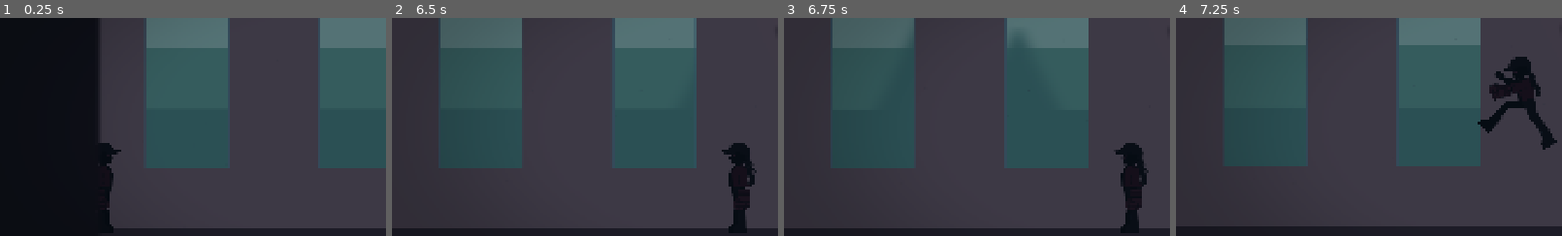
Above: before the commit, frames 1-4 (left to right).
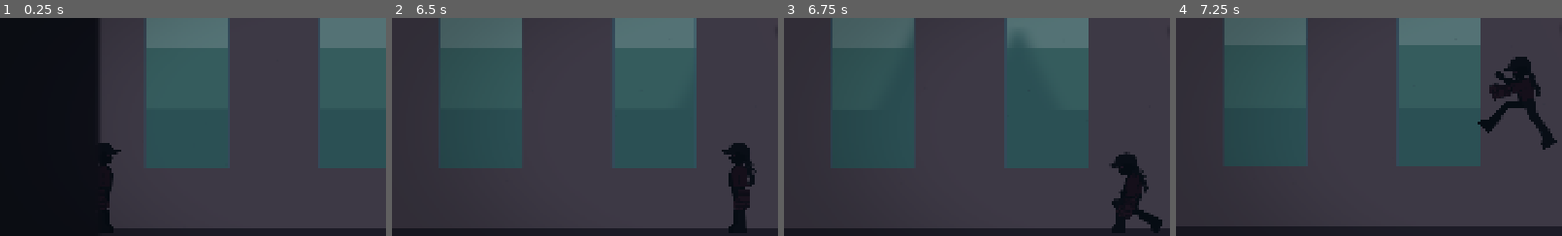
Above: after the commit, the same moments.

Repository: diegocolino/Tren-Test01
Game: Godot game, scene res://scenes/Vagon1.tscn
The game is run twice, just before and just after one commit, with the same random seed, the same clock (stepped at 60 frames per second) and the same inputs. Sound files missing from this copy of the repository are replaced by a short silence.
Inputs (mouse positions are % of the whole screen's width and height, from its top left):
- Up to frame 1 (0.25 s): no input
- Up to frame 2 (6.5 s): tap Enter (ui_accept) at 0.5, 1.25 s; move the mouse to (72, 45) at 0.52 s; hold D (move_right) 0.53-1.25 s; hold W (attack_punch) 0.53-1.25 s; tap Q (attack_kick) at 0.6, 5.1 s; click (72, 45) at 0.67 s; tap Space (jump) at 0.77, 1.07, 3.77, 3.8, 4.07 s; drag from (30, 55) to (45, 70) at 1.27 s; move the mouse to (60, 28) at 2.02 s; hold D (move_right) 2.03-2.75 s; hold S (crouch) 2.03-2.75 s; tap Ctrl (dive) at 2.3 s; drag from (45, 70) to (71, 58) at 2.77 s; move the mouse to (80, 65) at 3.52 s; hold A (move_left) 3.53-4.25 s; hold Shift (run) 3.53-4.25 s; drag from (20, 35) to (48, 42) at 4.27 s; move the mouse to (55, 50) at 5.02 s; hold Down (ui_down) 5.03-5.75 s; hold W (attack_punch) 5.03-5.75 s; click (55, 50) at 5.17 s; drag from (35, 25) to (96, 62) at 5.77 s
- Up to frame 3 (6.75 s): move the mouse to (72, 45) at 6.52 s; hold Up (ui_up) from 6.53 s (still down); hold S (crouch) from 6.53 s (still down)
- Up to frame 4 (7.25 s): keep holding Up (ui_up); keep holding S (crouch); tap Space (jump) at 6.77, 7.07 s; tap Ctrl (dive) at 6.8 s
The pictures show only the part of the screen within x 3-53%, y 25-75%; the shares and areas given below are measured in that part.

Frames 1-2 are identical in both runs. In frame 3, 1.7% of the frame differs, in the area x 84-98%, y 57-97%; in frame 4, nothing differs.

Commit message:
refactor(kive): extract stealth + execution states (SUB-COMMIT 4a)
- Extract CrouchIdle, CrouchWalk states with toggle/hold support
- Extract Hidden state with auto-hide on hide_zone + safe enemies
- Extract Execution state (Hidden + Q triggers receive_execution)
- Hidden manages crouch_idle/crouch_walk sprites internally based on movement
- Hidden.exit() resets is_crouched and collision shape to prevent state leak
- Idle/Walk/Run: crouch → CrouchIdle/CrouchWalk
- Hidden + W → unhide and transition to PunchCharging
- Hidden + Q → Execution (is_finisher flag triggers receive_execution)
- Remove stealth/combat input sections from run_legacy_physics
- Make _can_hide public, inline _hide/_unhide into states
- AllInOne shim now only handles damaged (4b will remove it)

Co-Authored-By: Claude Opus 4.6 (1M context) <noreply@anthropic.com>

Diff:
--- /dev/null
+++ b/player/states/combat/execution.gd
@@ -0,0 +1,68 @@
+## Ejecucion desde Hidden. Usa receive_execution en lugar de receive_hit_from.
+class_name Execution extends State
+
+var kive: Kive
+var stats: KiveStats
+var phase: String = "anticipation"
+var phase_timer: float = 0.0
+
+
+func enter(_prev: StringName, _msg: Dictionary = {}) -> void:
+	kive = owner_node as Kive
+	stats = kive.stats
+
+	# Salir del estado hidden/crouch
+	kive.is_crouched = false
+	kive.is_hidden = false
+	kive.sprite.modulate.a = 1.0
+	kive._update_collision_shape()
+
+	# Setup de execution
+	kive.is_attacking = true
+	kive.is_finisher = true
+	kive.current_attack_type = "kick"
+	kive.is_punch_charged = false
+
+	phase = "anticipation"
+	phase_timer = 0.0
+	kive.sprite.play("idle")
+
+
+func exit() -> void:
+	kive.is_attacking = false
+	kive.is_finisher = false
+	kive.current_attack_type = "none"
+
+
+func physics_update(delta: float) -> StringName:
+	phase_timer += delta
+
+	if not kive.is_on_floor():
+		kive.velocity.y += stats.gravity * delta
+
+	match phase:
+		"anticipation":
+			if phase_timer >= stats.kick_anticipation:
+				phase = "release"
+				phase_timer = 0.0
+				kive.sprite.play("kick_contact")
+				kive.activate_hitbox()
+		"release":
+			if phase_timer >= stats.kick_release:
+				phase = "recovery"
+				phase_timer = 0.0
+				kive.sprite.play("idle")
+		"recovery":
+			if phase_timer >= stats.kick_recovery:
+				return _decide_next_state()
+
+	kive.move_and_slide()
+	kive.update_sprite_direction()
+	return &""
+
+
+func _decide_next_state() -> StringName:
+	var dir_input: float = Input.get_axis("move_left", "move_right")
+	if dir_input != 0:
+		return &"Walk" if Input.is_action_pressed("run") else &"Run"
+	return &"Idle"
--- a/player/states/movement/idle.gd
+++ b/player/states/movement/idle.gd
@@ -21,8 +21,12 @@
 		return &"PunchCharging"
 	if Input.is_action_just_pressed("attack_kick"):
 		return &"Kick"
-	if Input.is_action_just_pressed("crouch"):
-		return &"AllInOne"
+	if PauseMenu.hold_to_crouch:
+		if Input.is_action_pressed("crouch"):
+			return &"CrouchIdle"
+	else:
+		if Input.is_action_just_pressed("crouch"):
+			return &"CrouchIdle"
 	if not kive.is_on_floor() and kive.velocity.y > 50:
 		return &"JumpFall"
 
--- a/player/states/movement/run.gd
+++ b/player/states/movement/run.gd
@@ -25,8 +25,12 @@
 		return &"PunchCharging"
 	if Input.is_action_just_pressed("attack_kick"):
 		return &"Kick"
-	if Input.is_action_just_pressed("crouch"):
-		return &"AllInOne"
+	if PauseMenu.hold_to_crouch:
+		if Input.is_action_pressed("crouch"):
+			return &"CrouchWalk"
+	else:
+		if Input.is_action_just_pressed("crouch"):
+			return &"CrouchWalk"
 	if not kive.is_on_floor() and kive.velocity.y > 50:
 		return &"JumpFall"
 
--- a/player/states/movement/walk.gd
+++ b/player/states/movement/walk.gd
@@ -25,8 +25,12 @@
 		return &"PunchCharging"
 	if Input.is_action_just_pressed("attack_kick"):
 		return &"Kick"
-	if Input.is_action_just_pressed("crouch"):
-		return &"AllInOne"
+	if PauseMenu.hold_to_crouch:
+		if Input.is_action_pressed("crouch"):
+			return &"CrouchWalk"
+	else:
+		if Input.is_action_just_pressed("crouch"):
+			return &"CrouchWalk"
 	if not kive.is_on_floor() and kive.velocity.y > 50:
 		return &"JumpFall"
 
--- /dev/null
+++ b/player/states/stealth/crouch_idle.gd
@@ -0,0 +1,62 @@
+class_name CrouchIdle extends State
+
+var kive: Kive
+var stats: KiveStats
+
+
+func enter(_prev: StringName, _msg: Dictionary = {}) -> void:
+	kive = owner_node as Kive
+	stats = kive.stats
+
+	kive.is_crouched = true
+	kive._update_collision_shape()
+	kive.sprite.play("crouch_idle")
+
+
+func exit() -> void:
+	kive.is_crouched = false
+	kive._update_collision_shape()
+
+
+func physics_update(delta: float) -> StringName:
+	if not kive.control_enabled:
+		return &""
+
+	# Auto-hide: agachado + en hide_zone + safe + suelo
+	if kive._nearby_hide_zones > 0 and kive.can_hide() and kive.is_on_floor():
+		return &"Hidden"
+
+	# Salir de crouch
+	if PauseMenu.hold_to_crouch:
+		if not Input.is_action_pressed("crouch"):
+			return _decide_uncrouched_state()
+	else:
+		if Input.is_action_just_pressed("crouch"):
+			return _decide_uncrouched_state()
+
+	# Movimiento horizontal → CrouchWalk
+	var dir_input: float = Input.get_axis("move_left", "move_right")
+	if dir_input != 0:
+		return &"CrouchWalk"
+
+	# Punch (W) sale del crouch
+	if Input.is_action_just_pressed("attack_punch"):
+		return &"PunchCharging"
+
+	# Salto sale del crouch
+	if Input.is_action_just_pressed("jump") and kive.is_on_floor():
+		return &"JumpAnticipation"
+
+	# Fisicas
+	kive.velocity.x = 0
+	if not kive.is_on_floor():
+		kive.velocity.y += stats.gravity * delta
+	kive.move_and_slide()
+	return &""
+
+
+func _decide_uncrouched_state() -> StringName:
+	var dir_input: float = Input.get_axis("move_left", "move_right")
+	if dir_input != 0:
+		return &"Walk" if Input.is_action_pressed("run") else &"Run"
+	return &"Idle"
--- /dev/null
+++ b/player/states/stealth/crouch_walk.gd
@@ -0,0 +1,63 @@
+class_name CrouchWalk extends State
+
+var kive: Kive
+var stats: KiveStats
+
+
+func enter(_prev: StringName, _msg: Dictionary = {}) -> void:
+	kive = owner_node as Kive
+	stats = kive.stats
+
+	kive.is_crouched = true
+	kive._update_collision_shape()
+	kive.sprite.play("crouch_walk")
+
+
+func exit() -> void:
+	kive.is_crouched = false
+	kive._update_collision_shape()
+
+
+func physics_update(delta: float) -> StringName:
+	if not kive.control_enabled:
+		return &""
+
+	# Auto-hide: igual que CrouchIdle
+	if kive._nearby_hide_zones > 0 and kive.can_hide() and kive.is_on_floor():
+		return &"Hidden"
+
+	# Salir de crouch
+	if PauseMenu.hold_to_crouch:
+		if not Input.is_action_pressed("crouch"):
+			return _decide_uncrouched_state()
+	else:
+		if Input.is_action_just_pressed("crouch"):
+			return _decide_uncrouched_state()
+
+	# Sin movimiento → CrouchIdle
+	var dir_input: float = Input.get_axis("move_left", "move_right")
+	if dir_input == 0:
+		return &"CrouchIdle"
+
+	# Punch (W) sale del crouch
+	if Input.is_action_just_pressed("attack_punch"):
+		return &"PunchCharging"
+
+	# Salto sale del crouch
+	if Input.is_action_just_pressed("jump") and kive.is_on_floor():
+		return &"JumpAnticipation"
+
+	# Movimiento crouched
+	kive.velocity.x = dir_input * stats.crouch_walk_speed
+	if not kive.is_on_floor():
+		kive.velocity.y += stats.gravity * delta
+	kive.move_and_slide()
+	kive.update_sprite_direction()
+	return &""
+
+
+func _decide_uncrouched_state() -> StringName:
+	var dir_input: float = Input.get_axis("move_left", "move_right")
+	if dir_input != 0:
+		return &"Walk" if Input.is_action_pressed("run") else &"Run"
+	return &"Idle"
--- /dev/null
+++ b/player/states/stealth/hidden.gd
@@ -0,0 +1,74 @@
+class_name Hidden extends State
+
+var kive: Kive
+var stats: KiveStats
+
+
+func enter(_prev: StringName, _msg: Dictionary = {}) -> void:
+	kive = owner_node as Kive
+	stats = kive.stats
+
+	kive.is_crouched = true
+	kive.is_hidden = true
+	kive.sprite.modulate.a = 0.35
+	kive.sprite.play("crouch_idle")
+
+
+func exit() -> void:
+	kive.is_hidden = false
+	kive.sprite.modulate.a = 1.0
+	# Resetear crouch siempre; CrouchIdle/CrouchWalk lo re-setean en su enter
+	kive.is_crouched = false
+	kive._update_collision_shape()
+
+
+func physics_update(delta: float) -> StringName:
+	if not kive.control_enabled:
+		return &""
+
+	# Salir de hidden si sale de hide_zone o ya no es safe
+	if kive._nearby_hide_zones <= 0 or not kive.can_hide():
+		return &"CrouchIdle"
+
+	# Salir de crouch (toggle o hold release)
+	if PauseMenu.hold_to_crouch:
+		if not Input.is_action_pressed("crouch"):
+			return _decide_uncrouched_state()
+	else:
+		if Input.is_action_just_pressed("crouch"):
+			return _decide_uncrouched_state()
+
+	# Q desde Hidden → Execution
+	if Input.is_action_just_pressed("attack_kick"):
+		return &"Execution"
+
+	# W desde Hidden → unhide + PunchCharging
+	if Input.is_action_just_pressed("attack_punch"):
+		return &"PunchCharging"
+
+	# Salto sale del crouch
+	if Input.is_action_just_pressed("jump") and kive.is_on_floor():
+		return &"JumpAnticipation"
+
+	# Movimiento horizontal: permitir y actualizar sprite, mantener Hidden
+	var dir_input: float = Input.get_axis("move_left", "move_right")
+	if dir_input != 0:
+		kive.velocity.x = dir_input * stats.crouch_walk_speed
+		kive.sprite.play("crouch_walk")
+	else:
+		kive.velocity.x = 0
+		kive.sprite.play("crouch_idle")
+
+	if not kive.is_on_floor():
+		kive.velocity.y += stats.gravity * delta
+
+	kive.move_and_slide()
+	kive.update_sprite_direction()
+	return &""
+
+
+func _decide_uncrouched_state() -> StringName:
+	var dir_input: float = Input.get_axis("move_left", "move_right")
+	if dir_input != 0:
+		return &"Walk" if Input.is_action_pressed("run") else &"Run"
+	return &"Idle"
--- a/scenes/Kive.tscn
+++ b/scenes/Kive.tscn
@@ -23,6 +23,10 @@
 [ext_resource type="Script" uid="uid://d4mlcg6wkwft7" path="res://player/states/combat/kick.gd" id="21_tv5nc"]
 [ext_resource type="Script" uid="uid://ch53sl4euaxfg" path="res://player/states/combat/punch_charging.gd" id="22_e00yl"]
 [ext_resource type="Script" uid="uid://dof6kn8n7kwda" path="res://player/states/combat/punch_charged.gd" id="23_xdoet"]
+[ext_resource type="Script" uid="uid://cf48mgwodul4u" path="res://player/states/stealth/crouch_idle.gd" id="24_jtavh"]
+[ext_resource type="Script" uid="uid://b7svjwfvrj1n" path="res://player/states/stealth/crouch_walk.gd" id="25_svsgi"]
+[ext_resource type="Script" uid="uid://drgh8kesodenq" path="res://player/states/stealth/hidden.gd" id="26_6cubt"]
+[ext_resource type="Script" uid="uid://dbswix2d0x5ax" path="res://player/states/combat/execution.gd" id="27_qy68n"]
 
 [sub_resource type="RectangleShape2D" id="body_shape"]
 size = Vector2(80, 200)
@@ -164,3 +168,15 @@
 
 [node name="PunchCharged" type="Node" parent="StateMachine" unique_id=1697322583]
 script = ExtResource("23_xdoet")
+
+[node name="CrouchIdle" type="Node" parent="StateMachine" unique_id=1182177821]
+script = ExtResource("24_jtavh")
+
+[node name="CrouchWalk" type="Node" parent="StateMachine" unique_id=698170032]
+script = ExtResource("25_svsgi")
+
+[node name="Hidden" type="Node" parent="StateMachine" unique_id=382051220]
+script = ExtResource("26_6cubt")
+
+[node name="Execution" type="Node" parent="StateMachine" unique_id=533347304]
+script = ExtResource("27_qy68n")
--- a/scripts/kive.gd
+++ b/scripts/kive.gd
@@ -120,74 +120,6 @@
 
 
 func run_legacy_physics(delta: float) -> void:
-	# Ejecución desde hidden (Q)
-	if is_hidden and Input.is_action_just_pressed("attack_kick") and not is_attacking and not is_punch_charging:
-		is_crouched = false
-		_update_collision_shape()
-		is_finisher = true
-		current_attack_type = "kick"
-		is_punch_charged = false
-		_start_attack("kick")
-
-	# Crouch toggle/hold (solo en suelo y sin saltar, sin dive, sin combate)
-	if is_on_floor() and jump_state == "none" and not is_diving and not is_attacking and not is_punch_charging:
-		if PauseMenu.hold_to_crouch:
-			var should_crouch: bool = Input.is_action_pressed("crouch")
-			if should_crouch != is_crouched:
-				is_crouched = should_crouch
-				_update_collision_shape()
-		else:
-			if Input.is_action_just_pressed("crouch"):
-				is_crouched = not is_crouched
-				_update_collision_shape()
-
-	# Auto-hide: agachado + en zona safe + suelo = hidden automático
-	if not is_hidden:
-		if is_crouched and _nearby_hide_zones > 0 and _can_hide() and is_on_floor() and jump_state == "none":
-			_hide()
-	elif is_hidden:
-		if not is_crouched or _nearby_hide_zones <= 0:
-			_unhide()
-
-	# === COMBAT INPUT (antes de cualquier otra lógica de movimiento) ===
-
-	# Punch (W)
-	if control_enabled and not is_diving and jump_state == "none":
-		if Input.is_action_just_pressed("attack_punch") and not is_attacking and not is_punch_charging:
-			if is_hidden:
-				is_crouched = false
-				_update_collision_shape()
-				_unhide()
-			is_punch_charging = true
-			current_attack_type = "punch"
-			punch_charge_timer = 0.0
-			_parry_window_timer = 0.0  # abre ventana de parry
-			velocity.x = 0
-			# No cambiar sprite aquí — se decide al soltar W
-
-		elif Input.is_action_pressed("attack_punch") and is_punch_charging:
-			punch_charge_timer += delta
-			sprite.play("attack_charged_casting")
-
-		elif Input.is_action_just_released("attack_punch") and is_punch_charging:
-			is_punch_charging = false
-			is_punch_charged = punch_charge_timer >= attack_charge_time
-			_start_attack("punch")
-
-		# Auto-release al maximo
-		if is_punch_charging and punch_charge_timer >= attack_charge_time_max:
-			is_punch_charging = false
-			is_punch_charged = true
-			_start_attack("punch")
-
-		# Kick (Q) - nunca cargable; desde crouch/hidden = ejecucion
-		if Input.is_action_just_pressed("attack_kick") and not is_attacking and not is_punch_charging:
-			if is_hidden:
-				is_finisher = true
-			current_attack_type = "kick"
-			is_punch_charged = false
-			_start_attack("kick")
-
 	# === FULL COMBAT LOCK ===
 	# Charged punch conserva el impulso del lunge
 	if is_punch_charging:
@@ -729,7 +661,8 @@
 	_was_moving_at_jump = false
 	_update_collision_shape()
 	if is_hidden:
-		_unhide()
+		is_hidden = false
+		sprite.modulate.a = 1.0
 
 	# Forzar state machine a Idle tras reset
 	if state_machine:
@@ -755,7 +688,7 @@
 			return
 
 
-func _can_hide() -> bool:
+func can_hide() -> bool:
 	for enemy: Node in GameManager.enemies:
 		if not is_instance_valid(enemy):
 			continue
@@ -766,15 +699,6 @@
 	return true
 
 
-func _hide() -> void:
-	is_hidden = true
-	sprite.modulate.a = 0.35
-
-
-func _unhide() -> void:
-	is_hidden = false
-	sprite.modulate.a = 1.0
-
 
 # ========== SIGNALS ==========
 
